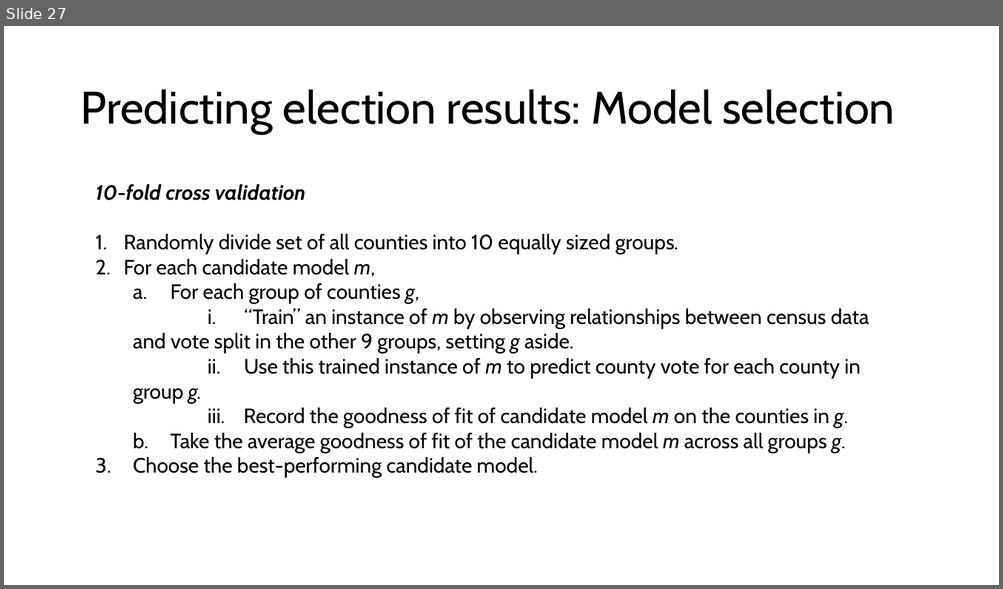
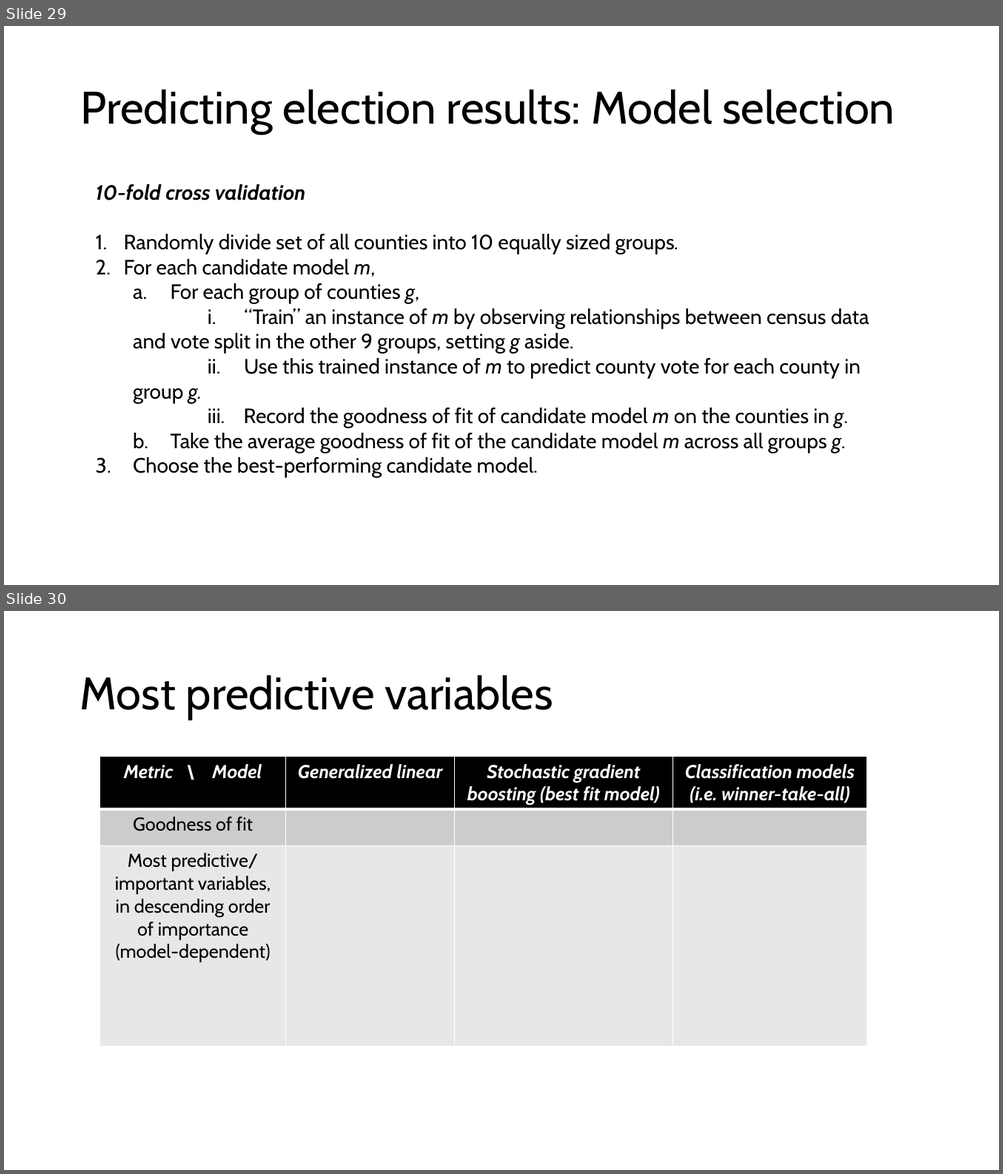
Before and after one commit to mosew/math650, a slide deck: votes/2000/Predicting 2000 Presidential Election Results.pptx. Shown one above the other, each under a label of ours: slide 27 before the commit, slides 29 and 30 after it. The pictures are 1003x589 and 1003x1174 pixels, drawn with LibreOffice and Linux fonts; fonts in the diff are those of the drawing. Boxes give left, top, right and bottom in pixels: in the first picture for what was removed or moved away, otherwise in the second. Text is boxed around its words. In the diff, an @@ line names an element or a change of style, - is before the commit and + after.

```diff
--- a/votes/2000/Predicting 2000 Presidential Election Results.pptx
+++ b/votes/2000/Predicting 2000 Presidential Election Results.pptx
@@ slide 30 added at (4,611,999,1170), background #FFFFFF @@
@@ title added at (79,675,553,720), 44 pt, text #000000 @@
+Most predictive variables
@@ table added at (100,757,868,1046), 3 rows, 4 columns @@
+Metric \ Model | Generalized linear | Stochastic gradient boosting (best fit model) | Classification models / (i.e. winner-take-all)
+Goodness of fit |  |  | 
+Most predictive/ / important variables, in descending order of importance / (model-dependent) |  |  | 
@@ what was slide 27 is now slide 29 @@
```
Also in this commit, not shown: 8 slides changed, 12 other slides added, 6 slides removed, 14 other files.
